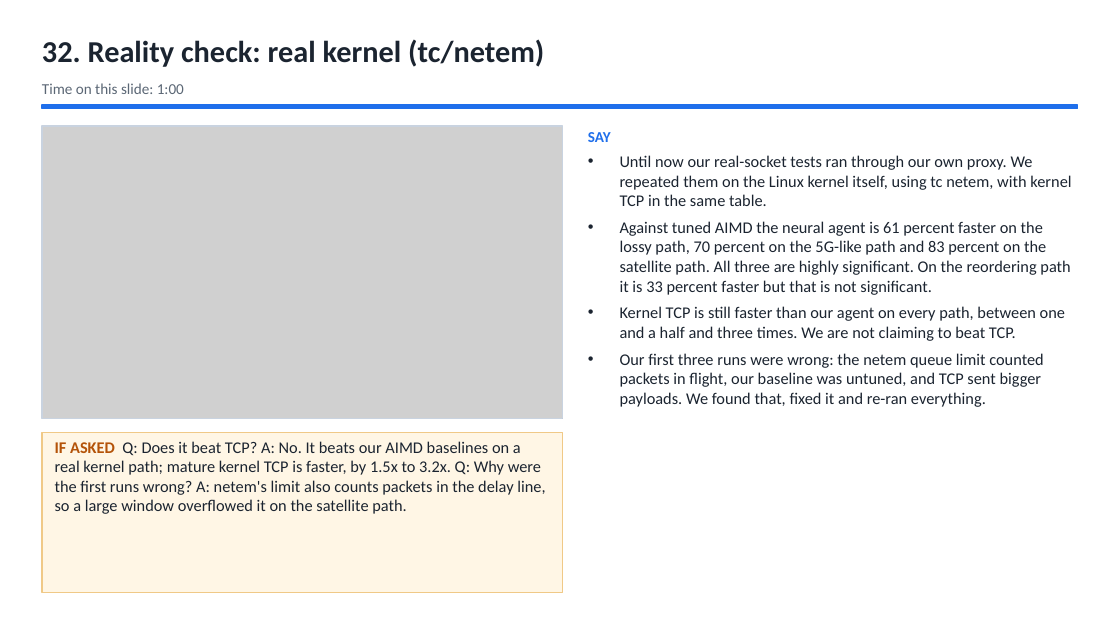
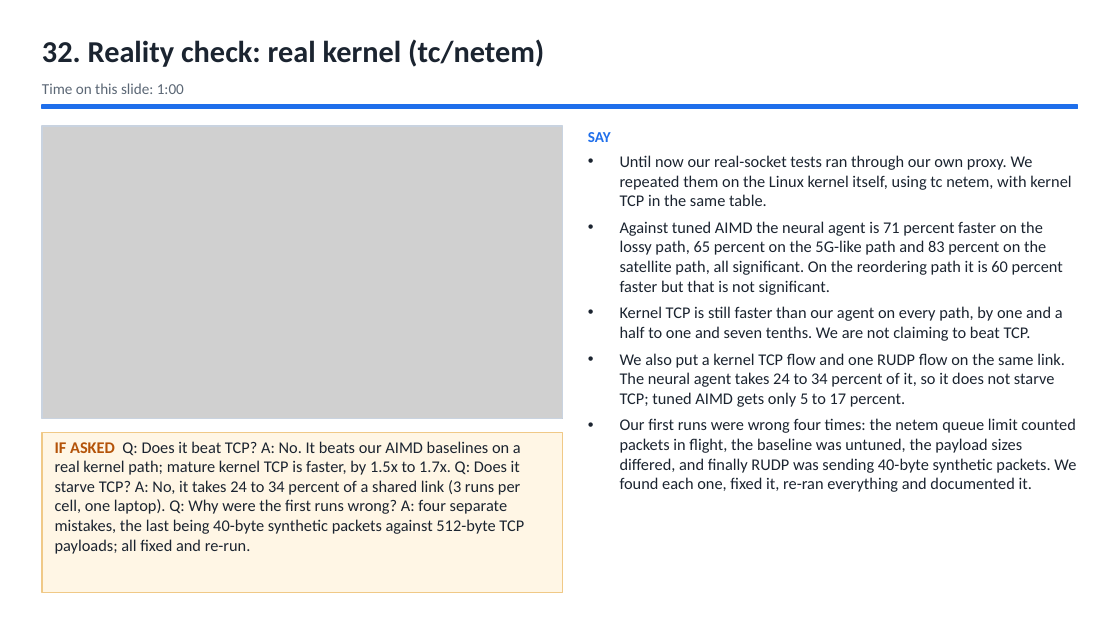
Before and after one commit to Capsturrrr/REPLIC, a slide deck: slide 34 of docs/RUDP_Host_Guide.pptx. Drawn at 1120x630 pixels with LibreOffice and Linux fonts; fonts in the diff are those of the drawing; grey boxes stand for pictures. Boxes give left, top, right and bottom in pixels: in the first picture for what was removed or moved away, otherwise in the second. Text is boxed around its words. In the diff, an @@ line names an element or a change of style, - is before the commit and + after.

```diff
--- a/docs/RUDP_Host_Guide.pptx
+++ b/docs/RUDP_Host_Guide.pptx
@@ text at (x1=620, y1=221, x2=1076, y2=492): text changed @@
-• Against tuned AIMD the neural agent is 61 percent faster on the lossy path, 70 percent on the 5G-like path and 83 percent on the satellite path. All three are highly significant. On the reordering path it is 33 percent faster but that is not significant.
-• Kernel TCP is still faster than our agent on every path, between one and a half and three times. We are not claiming to beat TCP.
-• Our first three runs were wrong: the netem queue limit counted packets in flight, our baseline was untuned, and TCP sent bigger payloads. We found that, fixed it and re-ran everything.
+• Against tuned AIMD the neural agent is 71 percent faster on the lossy path, 65 percent on the 5G-like path and 83 percent on the satellite path, all significant. On the reordering path it is 60 percent faster but that is not significant.
+• Kernel TCP is still faster than our agent on every path, by one and a half to one and seven tenths. We are not claiming to beat TCP.
+• We also put a kernel TCP flow and one RUDP flow on the same link. The neural agent takes 24 to 34 percent of it, so it does not starve TCP; tuned AIMD gets only 5 to 17 percent.
+• Our first runs were wrong four times: the netem queue limit counted packets in flight, the baseline was untuned, the payload sizes differed, and finally RUDP was sending 40-byte synthetic packets. We found each one, fixed it, re-ran everything and documented it.
@@ text at (x1=55, y1=441, x2=524, y2=554): text changed @@
-IF ASKED Q: Does it beat TCP? A: No. It beats our AIMD baselines on a real kernel path; mature kernel TCP is faster, by 1.5x to 3.2x. Q: Why were the first runs wrong? A: netem's limit also counts packets in the delay line, so a large window overflowed it on the satellite path.
+IF ASKED Q: Does it beat TCP? A: No. It beats our AIMD baselines on a real kernel path; mature kernel TCP is faster, by 1.5x to 1.7x. Q: Does it starve TCP? A: No, it takes 24 to 34 percent of a shared link (3 runs per cell, one laptop). Q: Why were the first runs wrong? A: four separate mistakes, the last being 40-byte synthetic packets against 512-byte TCP payloads; all fixed and re-run.
```
Also in this commit, not shown: 3 other slides changed, 10 other files.
